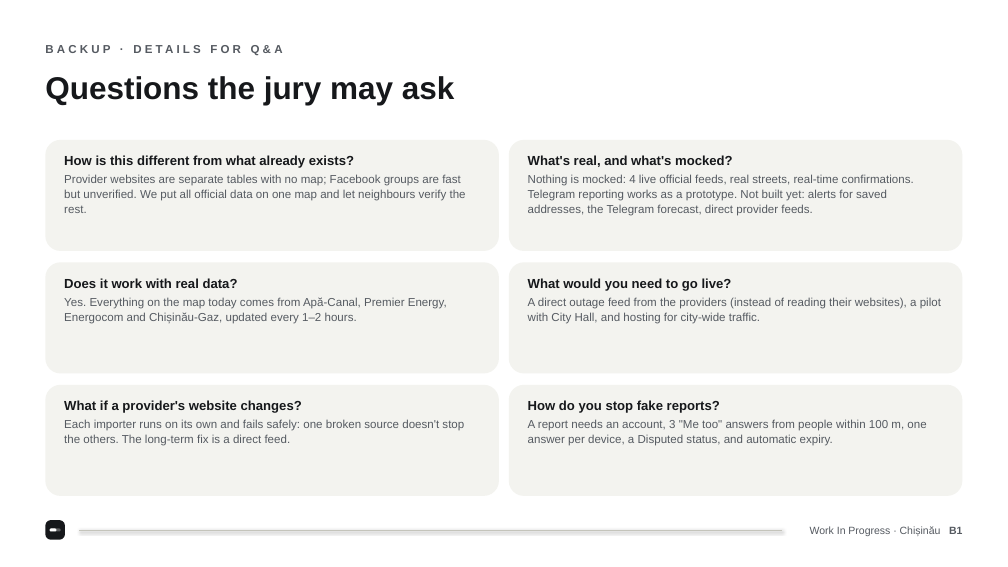
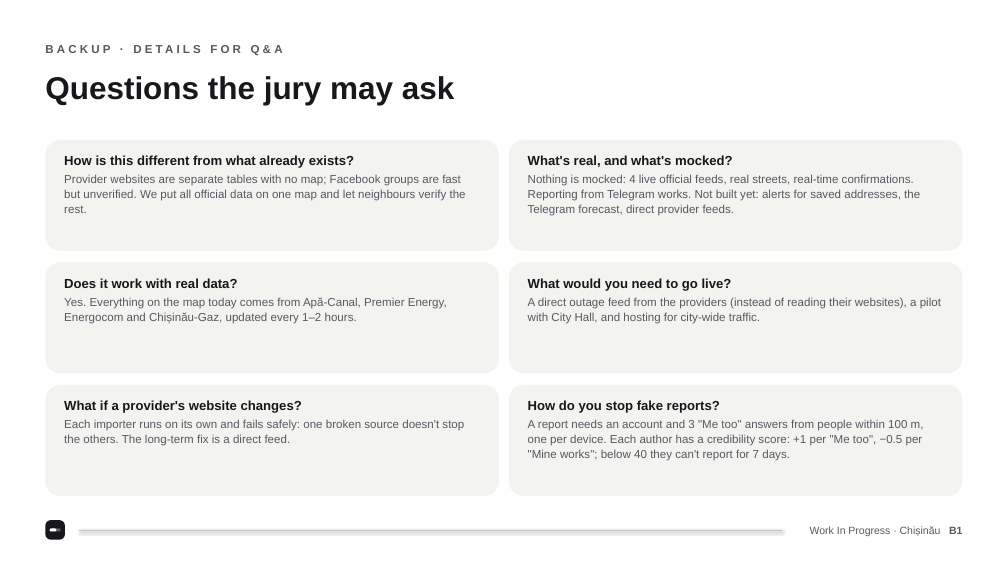
Before and after one commit to CataragaMaxim/wip_gigahack, a slide deck: slide 12 of docs/WorkInProgress-Pitch.pptx. Drawn at 1008x567 pixels with LibreOffice and Linux fonts; fonts in the diff are those of the drawing. Boxes give left, top, right and bottom in pixels: in the first picture for what was removed or moved away, otherwise in the second. Text is boxed around its words. In the diff, an @@ line names an element or a change of style, - is before the commit and + after.

Commit message:
2. Credibility score; 1. Alerts for "My addresses" only within 50 m

```diff
--- a/docs/WorkInProgress-Pitch.pptx
+++ b/docs/WorkInProgress-Pitch.pptx
@@ text at <box>528,175,920,216</box>: text changed @@
-Nothing is mocked: 4 live official feeds, real streets, real-time confirmations. Telegram reporting works as a prototype. Not built yet: alerts for saved addresses, the Telegram forecast, direct provider feeds.
+Nothing is mocked: 4 live official feeds, real streets, real-time confirmations. Reporting from Telegram works. Not built yet: alerts for saved addresses, the Telegram forecast, direct provider feeds.
@@ text at <box>528,420,924,461</box>: text changed @@
-A report needs an account, 3 "Me too" answers from people within 100 m, one answer per device, a Disputed status, and automatic expiry.
+A report needs an account and 3 "Me too" answers from people within 100 m, one per device. Each author has a credibility score: +1 per "Me too", −0.5 per "Mine works"; below 40 they can't report for 7 days.
```
Also in this commit, not shown: 5 other slides changed, 19 other files.
